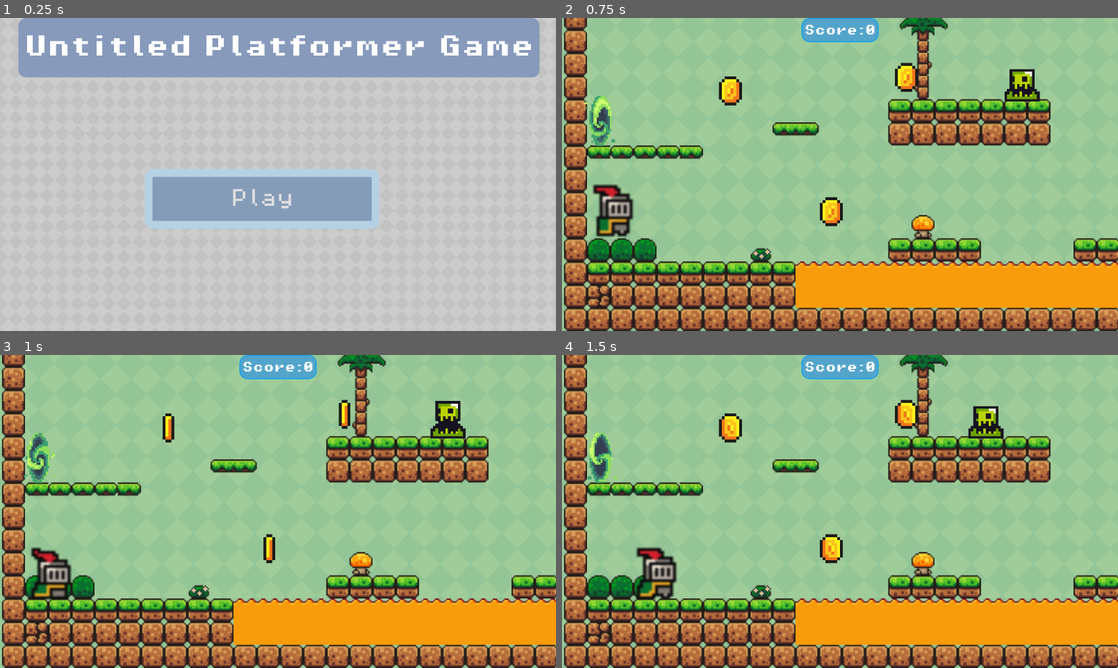
Above: before the commit, frames 1-4 (two rows, left to right).
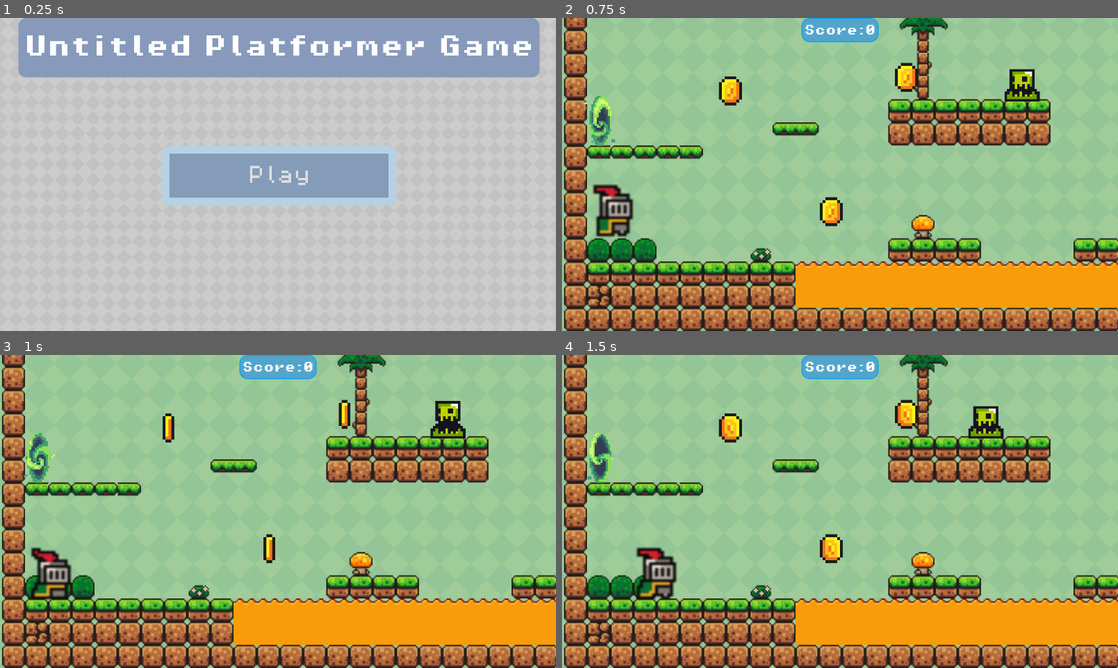
Above: after the commit, the same moments.

Repository: insertnewusername/untitledplatformergame
Game: Godot game, scene res://sprites&scenes/start.tscn
Same seed, same stepped clock (60 frames per second), same inputs: the game is played once before the commit and once after it.
Inputs (mouse positions are in pixels of both pictures, inside the frame that each line leads up to):
- Up to frame 1 (0.25 s): no input
- Up to frame 2 (0.75 s): click "Play" at 0.5 s
- Up to frame 3 (1 s): no input
- Up to frame 4 (1.5 s): tap Enter at 1.25 s; move the mouse to (962, 495) at 1.27 s; hold D (right) from 1.28 s (still down); tap Alt at 1.35 s; click (962, 495) at 1.42 s

The runs differ from the first frame. In frame 1, 8.1% of the frame differs, in the area x 26-72%, y 40-68%; in frame 2, nothing differs; in frame 3, nothing differs; in frame 4, nothing differs.

Commit message:
moved coins for level2

Diff:
--- a/sprites&scenes/level2.tscn
+++ b/sprites&scenes/level2.tscn
@@ -298,25 +298,25 @@
 position = Vector2(263.1667, 26.5)
 
 [node name="Coin2" parent="LevelRoot/Coin" unique_id=929897692 instance=ExtResource("10_acc1h")]
-position = Vector2(94.5, 46.166668)
+position = Vector2(96.666664, -9.5)
 
 [node name="Coin3" parent="LevelRoot/Coin" unique_id=1095326459 instance=ExtResource("10_acc1h")]
-position = Vector2(155.33334, 41.5)
+position = Vector2(155.33333, 2)
 
 [node name="Coin4" parent="LevelRoot/Coin" unique_id=2137947375 instance=ExtResource("10_acc1h")]
-position = Vector2(259.33334, 82.66667)
+position = Vector2(280.5, 66.166664)
 
 [node name="Coin5" parent="LevelRoot/Coin" unique_id=1160097419 instance=ExtResource("10_acc1h")]
-position = Vector2(129.33334, 87.833336)
+position = Vector2(133.5, 82.833336)
 
 [node name="Coin6" parent="LevelRoot/Coin" unique_id=2073340003 instance=ExtResource("10_acc1h")]
-position = Vector2(283.33334, -5.833336)
+position = Vector2(359.6667, 41.5)
 
 [node name="Coin7" parent="LevelRoot/Coin" unique_id=908746986 instance=ExtResource("10_acc1h")]
-position = Vector2(209.33333, -21)
+position = Vector2(251.16666, -78.5)
 
 [node name="Coin8" parent="LevelRoot/Coin" unique_id=110710647 instance=ExtResource("10_acc1h")]
-position = Vector2(95.83333, -26)
+position = Vector2(109.666664, -78.5)
 
 [node name="Area2D3" type="Area2D" parent="LevelRoot" unique_id=298166347]
 
--- a/sprites&scenes/start.tscn
+++ b/sprites&scenes/start.tscn
@@ -82,11 +82,18 @@
 text = "Untitled Platformer Game"
 
 [node name="Button" type="Button" parent="Control" unique_id=1528072978]
-layout_mode = 0
-offset_left = 300.0
-offset_top = 313.0
-offset_right = 786.0
-offset_bottom = 436.0
+layout_mode = 1
+anchors_preset = 8
+anchor_left = 0.5
+anchor_top = 0.5
+anchor_right = 0.5
+anchor_bottom = 0.5
+offset_left = -243.0
+offset_top = -61.5
+offset_right = 243.0
+offset_bottom = 61.5
+grow_horizontal = 2
+grow_vertical = 2
 theme_override_fonts/font = ExtResource("3_co2dx")
 theme_override_font_sizes/font_size = 40
 theme_override_styles/normal = SubResource("StyleBoxFlat_hhvd4")
Not shown, changed: export_presets.cfg
Binary file added: web/index.apple-touch-icon.png
Not shown, added: web/index.apple-touch-icon.png.import
Binary file added: web/index.icon.png
Not shown, added: web/index.icon.png.import
Binary file added: web/index.png
Not shown, added: web/index.png.import
Not shown, changed: platformer.zip
Not shown, added: web.zip
Not shown, added: web/index.audio.position.worklet.js
Not shown, added: web/index.audio.worklet.js
Not shown, added: web/index.html
(and 3 more such lines)
